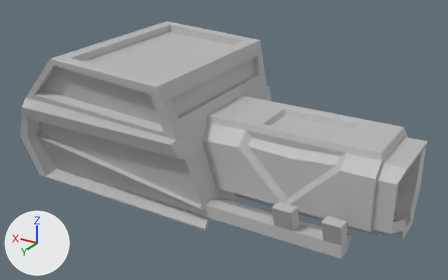
An edit to the FBX model FishPunch Project/TrickyTracks/Assets/TrickyTracks/Meshes/Characters/Vehicle_004_Hotrod_002_squared.fbx, drawn before and after from the same camera.
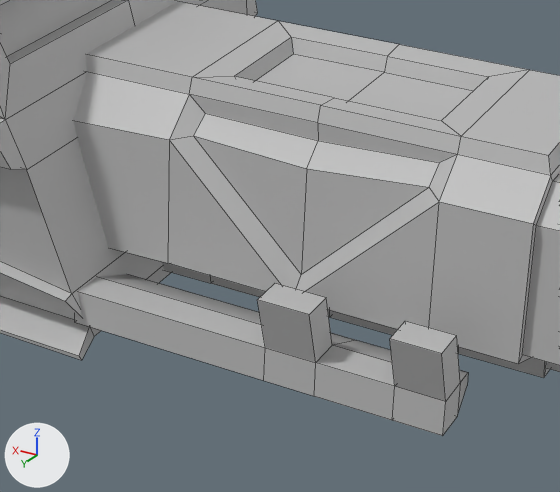
Each version is shown whole from a 50 mm lens placed at (-3.62, 4.38, 2.44), pointed at (-1.44, 0.75, 0.62), then close up on the part from 39% to 86% of the width and 34% to 100% of the height. Arrows for +X, +Y and +Z are at lower left; the lights stay in place. The close-ups show mesh edges as thin lines. Where no turn or scale is listed for an object, it has been applied to the vertices.

Before the edit, the objects in view are built like this:
```python
me_mesh = bpy.data.meshes.new('Mesh')
me_mesh.from_pydata(...)  # 356 vertices, 349 faces; spans x -1.46..1.46, y -0.72..0.72, z -0.52..0.52
me_mesh.materials.append(mat_lambert1)  # grey #bcbcbc
ob_vehicle_004_hotrod_002_squared = bpy.data.objects.new('Vehicle_004_Hotrod_002_squared', me_mesh)
ob_vehicle_004_hotrod_002_squared.location = (-1.381, 0.731, 0.735)
```
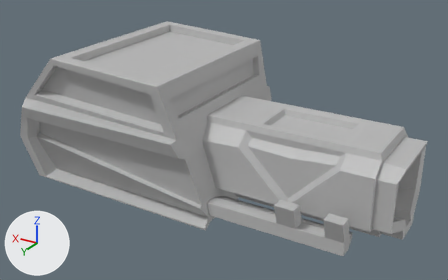
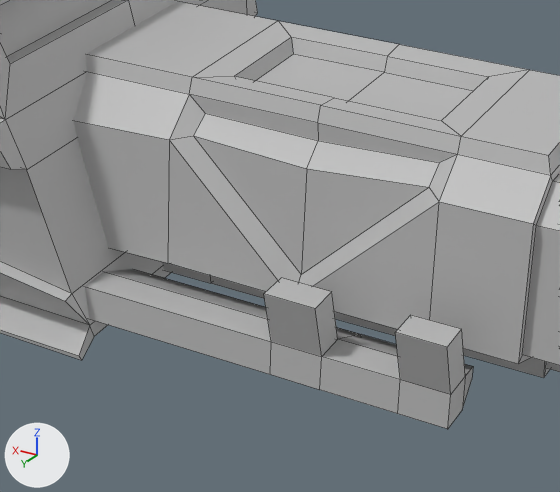
Where the change shows, as pixel boxes [x1, y1, x2, y2] in the close-ups (560 x 492 px):
'Vehicle_004_Hotrod_002_squared', reshaped: before [0, 0, 560, 436]; after [0, 0, 560, 429]
part 1 of me_mesh, cut back: before [75, 274, 468, 436]; after [85, 269, 473, 429]

The change, as a diff of the scene's bpy script:
```diff
--- a/FishPunch Project/TrickyTracks/Assets/TrickyTracks/Meshes/Characters/Vehicle_004_Hotrod_002_squared.fbx.py
+++ b/FishPunch Project/TrickyTracks/Assets/TrickyTracks/Meshes/Characters/Vehicle_004_Hotrod_002_squared.fbx.py
@@ me_mesh @@
 # used by ob_vehicle_004_hotrod_002_squared; location = (-1.381, 0.731, 0.735)
-me_mesh.from_pydata(...)  # 356 vertices, 349 faces; spans x -1.46..1.46, y -0.72..0.72, z -0.52..0.52
+me_mesh.from_pydata(...)  # 356 vertices, 347 faces; spans x -1.46..1.46, y -0.72..0.72, z -0.52..0.52
+# me_mesh part 1
+# 2 faces are deleted
+# 22 vertices in x -1.21..-0.2, y 0.31..0.54, z -0.46..-0.21 move by (0.0, -0.04, 0.0)
+# 16 vertices in x -1.21..-0.2, y 0.44..0.59, z -0.46..-0.21 move by (0.0, -0.03, 0.0)
 me_mesh.materials.append(mat_lambert1)
```
